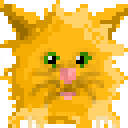
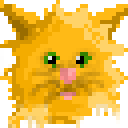
Layer changes from the first 128px x 128px image to the second:
removed layer "Face" over [left=24, top=92, right=108, bottom=128]
removed layer "Highlights" over [left=8, top=92, right=120, bottom=128]
removed layer "Shadow" over [left=8, top=92, right=120, bottom=128]
added layer "Pasted Layer" above "Layer" over [left=76, top=92, right=120, bottom=116]
added layer "Layer" above "Layer #1" over [left=8, top=100, right=52, bottom=128]
painted on "Background" over [left=8, top=92, right=120, bottom=128]
